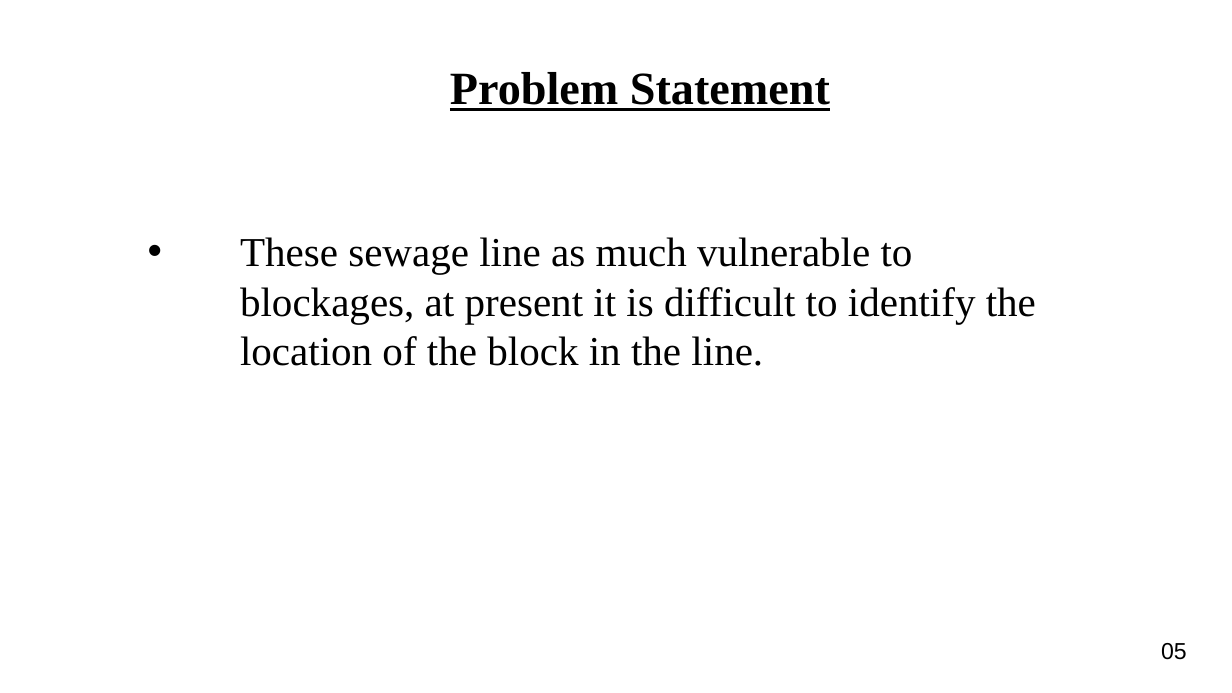
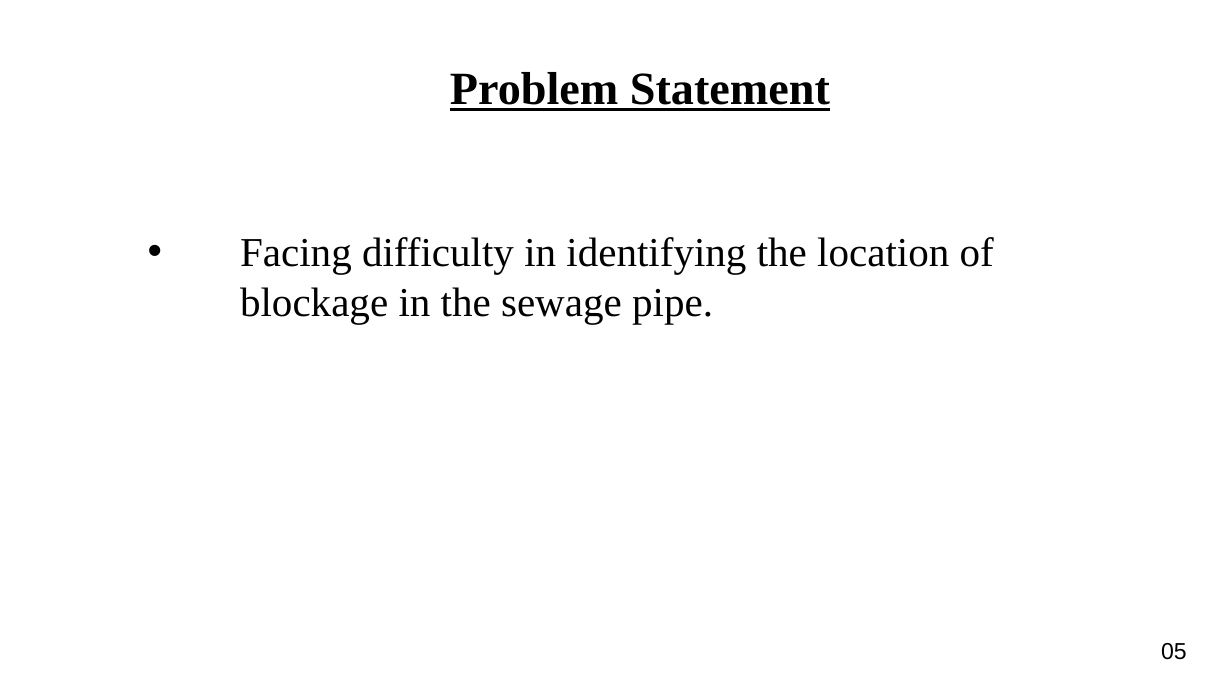
Before and after one commit to MANOJI-T/sewage_project, a slide deck: slide 5 of 1stReview.pptx. Drawn at 1232x693 pixels with LibreOffice and Linux fonts; fonts in the diff are those of the drawing; background and template pictures are left out. Boxes give left, top, right and bottom in pixels: in the first picture for what was removed or moved away, otherwise in the second. Text is boxed around its words. In the diff, an @@ line names an element or a change of style, - is before the commit and + after.

```diff
--- a/1stReview.pptx
+++ b/1stReview.pptx
@@ text at (x1=240, y1=237, x2=994, y2=323): text changed @@
-• These sewage line as much vulnerable to blockages, at present it is difficult to identify the location of the block in the line.
+• Facing difficulty in identifying the location of blockage in the sewage pipe.
```
Also in this commit, not shown: 5 other slides changed.
